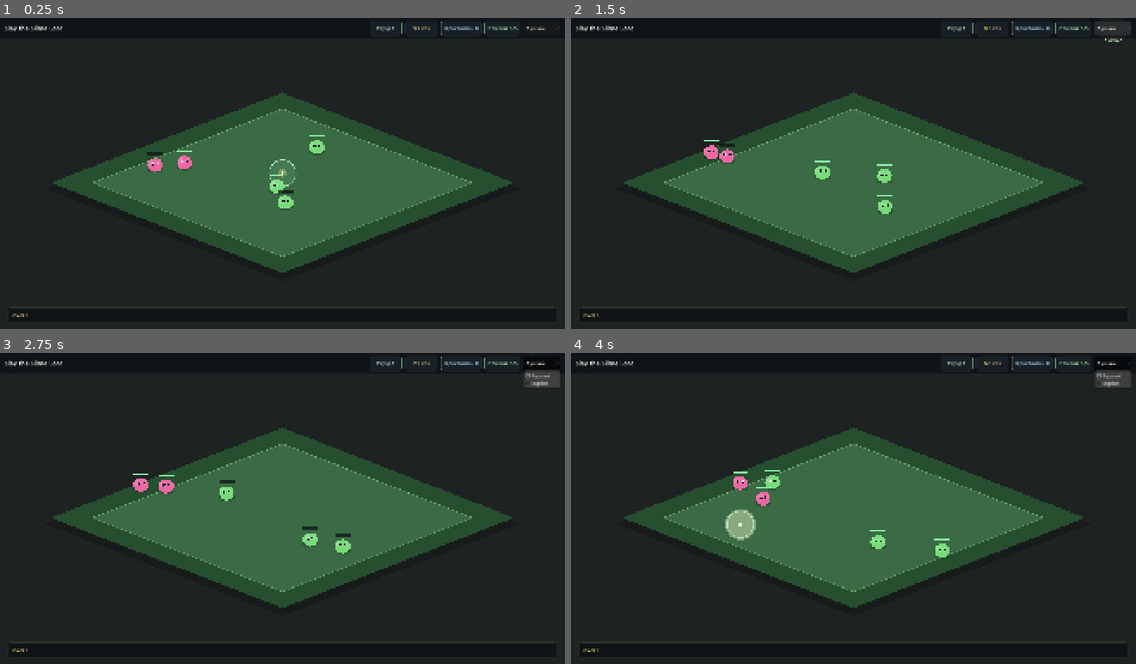
Above: before the commit, frames 1-4 (two rows, left to right).
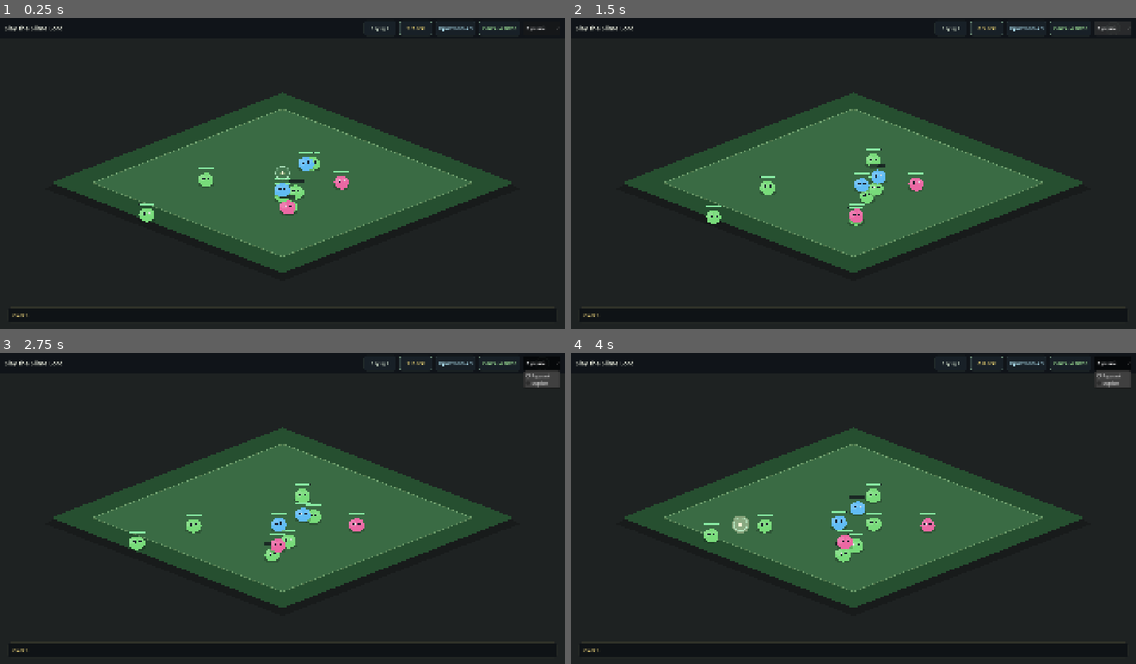
Above: after the commit, the same moments.

Repository: dmitryplyaskin/Slay-the-Slime-Lord
Game: Godot game, scene res://scenes/main.tscn
The game is run twice, just before and just after one commit, with the same random seed, the same clock (stepped at 60 frames per second) and the same inputs.
Inputs (mouse positions are in pixels of both pictures, inside the frame that each line leads up to):
- Up to frame 1 (0.25 s): no input
- Up to frame 2 (1.5 s): click "Русский" at 0.5 s; click "Русский" at 1.25 s
- Up to frame 3 (2.75 s): click "Русский" at 2 s
- Up to frame 4 (4 s): move the mouse to (977, 492) at 2.77 s; move the mouse to (740, 524) at 3.52 s

The runs differ from the first frame. In frame 1, 1.6% of the frame differs, in the area x 24-92%, y 1-66%; in frame 2, 1.7%; in frame 3, 1.9%; in frame 4, 2.1%, in the area x 23-92%, y 1-68%.

Commit message:
fix: tune slime movement and starting combat balance

Diff:
--- a/data/game_content.json
+++ b/data/game_content.json
@@ -1,14 +1,14 @@
 {
   "balance": {
     "player_stats": {
-      "pulse_damage": 16.0,
+      "pulse_damage": 1.0,
       "attack_interval": 0.8,
       "round_duration": 10.0,
-      "slime_count": 5.0,
-      "slime_hp": 16.0,
+      "slime_count": 10.0,
+      "slime_hp": 2.0,
       "slime_speed": 80.0,
       "crystal_value": 1.0,
-      "attack_radius": 46.0
+      "attack_radius": 23.0
     },
     "round_scaling": {
       "bonus_slimes_per_round": 1,
--- a/scripts/main.gd
+++ b/scripts/main.gd
@@ -135,11 +135,10 @@
 			rng.randf_range(arena_rect.position.x + 40.0, arena_rect.end.x - 40.0),
 			rng.randf_range(arena_rect.position.y + 40.0, arena_rect.end.y - 40.0)
 		)
-		var direction := Vector2.from_angle(rng.randf_range(0.0, TAU))
 		slime.setup(
 			arena_rect,
 			spawn_position,
-			direction * slime_speed,
+			slime_speed,
 			Color.html(String(slime_data["color"])),
 			slime_hp,
 			String(slime_data["name_key"]),
--- a/scripts/slime.gd
+++ b/scripts/slime.gd
@@ -4,34 +4,49 @@
 signal defeated(world_position: Vector2, slime_color: Color)
 
 const EDGE_PADDING := 34.0
+const MIN_IDLE_TIME := 0.45
+const MAX_IDLE_TIME := 1.35
+const MIN_MOVE_TIME := 0.35
+const MAX_MOVE_TIME := 0.85
+const INITIAL_MOVE_CHANCE := 0.35
+const MOVE_CHANCE_AFTER_IDLE := 0.65
 
 var slime_color: Color = Color(0.46, 0.86, 0.47, 1.0)
 var max_health := 20.0
 var health := 20.0
+var move_speed := 80.0
 var move_velocity := Vector2.ZERO
 var arena_rect := Rect2(Vector2.ZERO, Vector2(1280.0, 720.0))
 var targeted := false
 var slime_name_key := "slime.moss.name"
 var slime_index := 1
+var behavior_timer := 0.0
+var behavior_rng := RandomNumberGenerator.new()
 
 
 func _ready() -> void:
+	behavior_rng.randomize()
+	_pick_initial_behavior()
 	queue_redraw()
 
 
-func setup(arena: Rect2, spawn_position: Vector2, initial_velocity: Vector2, color: Color, hp: float, name_key: String, display_index: int) -> void:
+func setup(arena: Rect2, spawn_position: Vector2, speed: float, color: Color, hp: float, name_key: String, display_index: int) -> void:
 	arena_rect = arena
 	global_position = spawn_position
-	move_velocity = initial_velocity
+	move_speed = speed
+	move_velocity = Vector2.ZERO
 	slime_color = color
 	max_health = hp
 	health = hp
 	slime_name_key = name_key
 	slime_index = display_index
+	if is_node_ready():
+		_pick_initial_behavior()
 	queue_redraw()
 
 
 func _process(delta: float) -> void:
+	_update_behavior(delta)
 	position += move_velocity * delta
 	_keep_inside_arena()
 	queue_redraw()
@@ -88,6 +103,42 @@
 		move_velocity.y = -absf(move_velocity.y)
 
 
+func _update_behavior(delta: float) -> void:
+	behavior_timer -= delta
+	if behavior_timer > 0.0:
+		return
+
+	if move_velocity == Vector2.ZERO:
+		if behavior_rng.randf() < MOVE_CHANCE_AFTER_IDLE:
+			_start_moving_randomly()
+		else:
+			_start_idling()
+	else:
+		_start_idling()
+
+
+func _pick_initial_behavior() -> void:
+	if move_speed <= 0.0 or behavior_rng.randf() >= INITIAL_MOVE_CHANCE:
+		_start_idling()
+	else:
+		_start_moving_randomly()
+
+
+func _start_idling() -> void:
+	move_velocity = Vector2.ZERO
+	behavior_timer = behavior_rng.randf_range(MIN_IDLE_TIME, MAX_IDLE_TIME)
+
+
+func _start_moving_randomly() -> void:
+	if move_speed <= 0.0:
+		_start_idling()
+		return
+
+	var direction := Vector2.from_angle(behavior_rng.randf_range(0.0, TAU))
+	move_velocity = direction * move_speed
+	behavior_timer = behavior_rng.randf_range(MIN_MOVE_TIME, MAX_MOVE_TIME)
+
+
 func _draw() -> void:
 	var pulse := 0.92 + sin(Time.get_ticks_msec() * 0.007 + position.x * 0.01) * 0.05
 	var body_color := slime_color
Not shown, added: AGENTS.md
